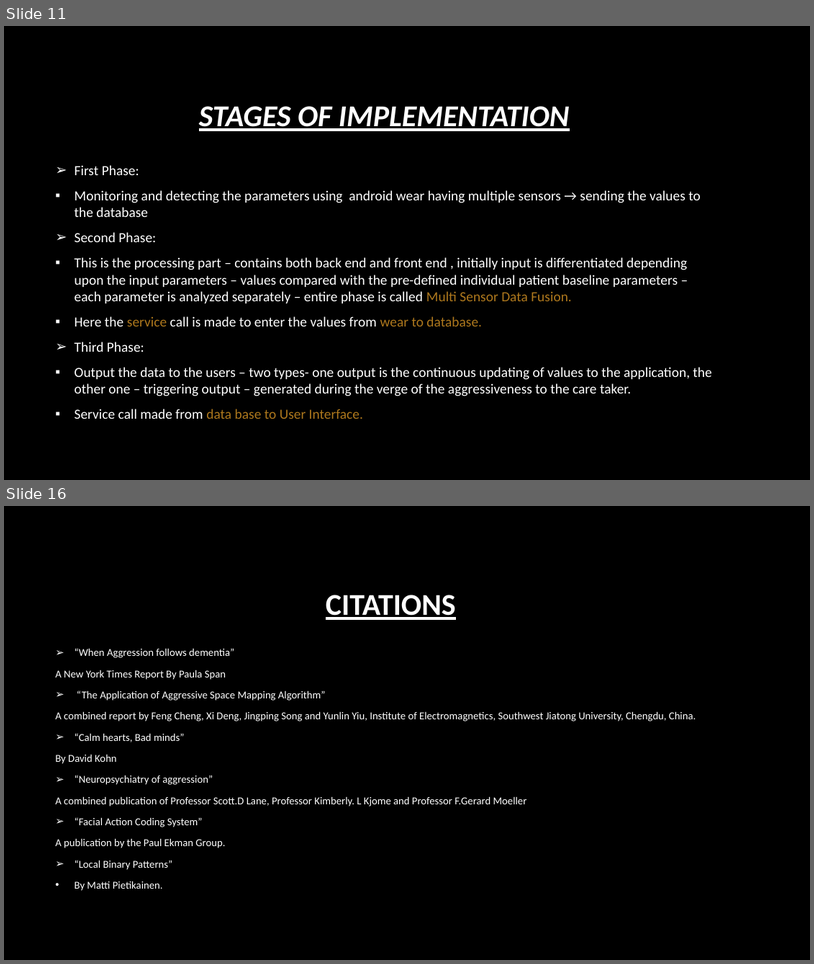
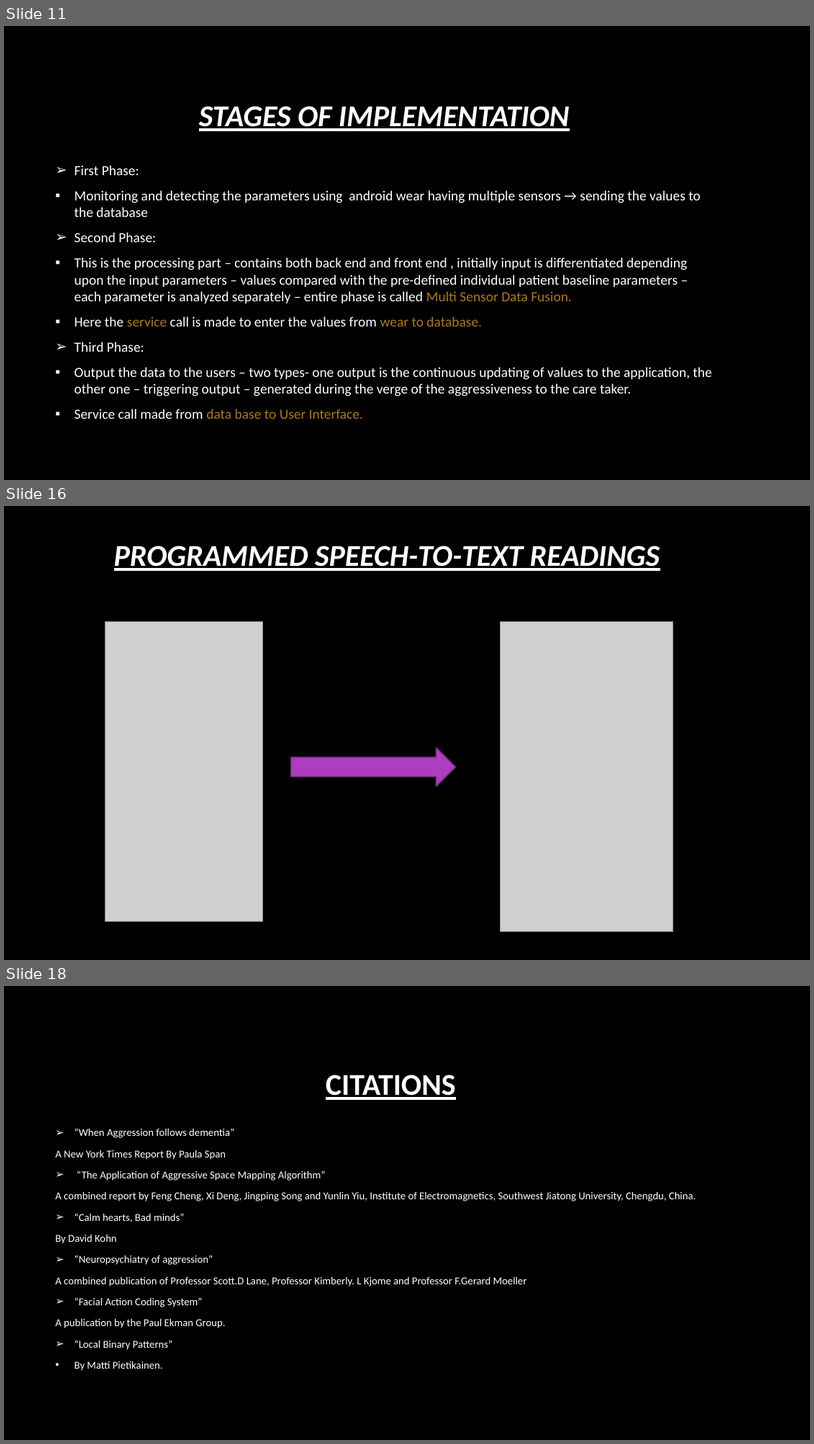
Before and after one commit to adithyar82/odu, a slide deck: Presentaion on Aggression.pptx. Shown one above the other, each under a label of ours: slides 11 and 16 before the commit, slides 11, 16 and 18 after it; the slides between them are not shown. The pictures are 814x964 and 814x1444 pixels, drawn with LibreOffice and Linux fonts; fonts in the diff are those of the drawing; grey boxes stand for pictures; background and template pictures are left out. Boxes give left, top, right and bottom in pixels: in the first picture for what was removed or moved away, otherwise in the second. Text is boxed around its words. In the diff, an @@ line names an element or a change of style, - is before the commit and + after.

```diff
--- a/Presentaion on Aggression.pptx
+++ b/Presentaion on Aggression.pptx
@@ slide 16 added at (4,506,810,960), background picture (left out) @@
@@ title added at (114,546,660,571), 36 pt, text #FFFFFF, bold, italic, underline @@
+PROGRAMMED SPEECH-TO-TEXT READINGS
@@ picture added at (105,621,262,921) @@
@@ picture added at (501,621,674,932) @@
@@ right arrow added at (291,747,456,786), fill #AC3EC1, outline #7F2E8F 1.5 pt @@
@@ what was slide 16 is now slide 18 @@
```
Also in this commit, not shown: 8 slides changed, 1 other slide added, 48 other files.
